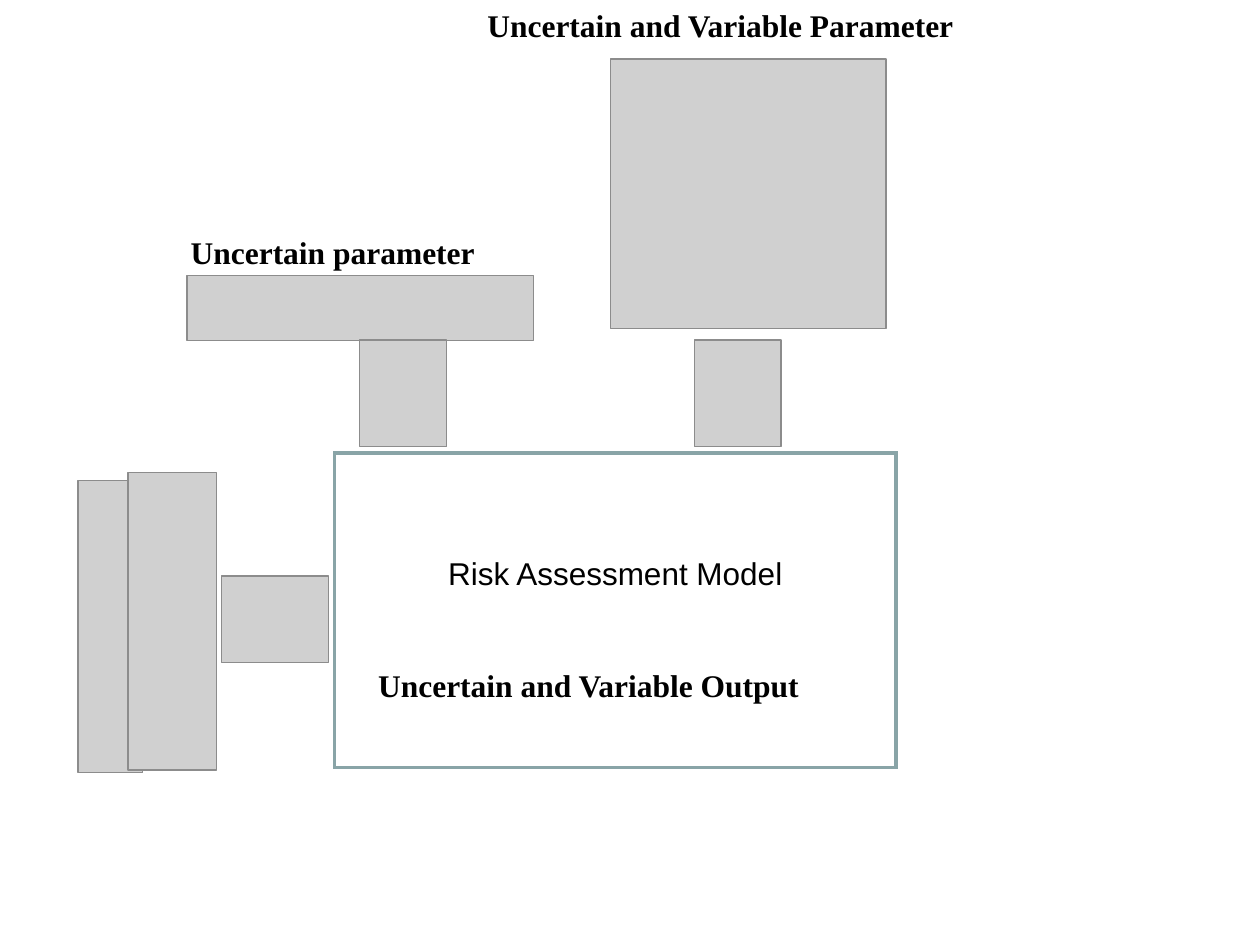
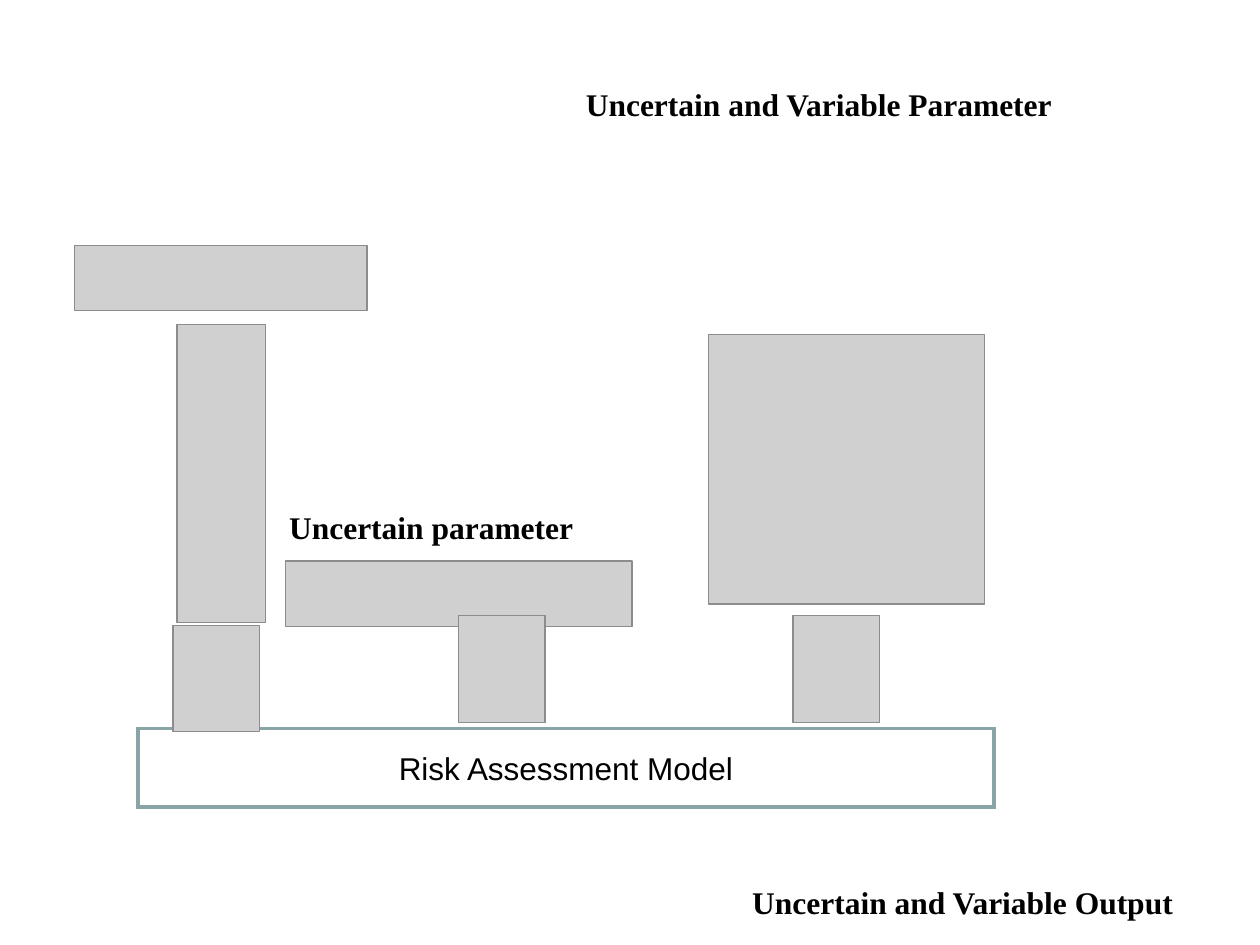
Before and after one commit to r-forge/riskassessment, a slide deck: slide 3 of DocMc2d/Illustration for docmcEnglish.ppt. Drawn at 1260x945 pixels with LibreOffice and Linux fonts; fonts in the diff are those of the drawing; grey boxes stand for pictures. Boxes give left, top, right and bottom in pixels: in the first picture for what was removed or moved away, otherwise in the second. Text is boxed around its words. In the diff, an @@ line names an element or a change of style, - is before the commit and + after.

```diff
--- a/DocMc2d/Illustration for docmcEnglish.ppt
+++ b/DocMc2d/Illustration for docmcEnglish.ppt
@@ text "Uncertain and Variable Parameter": place and size @@
-text "Uncertain and Variable Parameter" at (487,15,953,38)
+text "Uncertain and Variable Parameter" at (586,94,1051,117)
@@ picture: place and size @@
-picture at (186,276,533,341)
+picture at (74,246,367,311)
@@ picture: place and size @@
-picture at (359,340,446,447)
+picture at (178,325,266,622)
@@ picture: place and size @@
-picture at (694,340,781,447)
+picture at (709,335,985,605)
@@ text "Uncertain parameter": place and size @@
-text "Uncertain parameter" at (191,242,474,270)
+text "Uncertain parameter" at (289,517,573,546)
@@ picture: place and size @@
-picture at (222,576,329,663)
+picture at (286,561,633,626)
@@ picture: place and size @@
-picture at (129,472,217,770)
+picture at (173,626,260,732)
@@ picture: place and size @@
-picture at (78,480,142,772)
+picture at (459,616,546,723)
@@ picture: place and size @@
-picture at (610,59,886,329)
+picture at (793,616,879,723)
@@ rectangle "Risk Assessment Model": place and size @@
-rectangle "Risk Assessment Model" at (335,452,896,767)
+rectangle "Risk Assessment Model" at (137,728,994,808)
@@ text "Uncertain and Variable Output": place and size @@
-text "Uncertain and Variable Output" at (378,675,799,703)
+text "Uncertain and Variable Output" at (752,892,1173,920)
```
Also in this commit, not shown: 1 other slide changed, 1 slide added, 8 other files.
